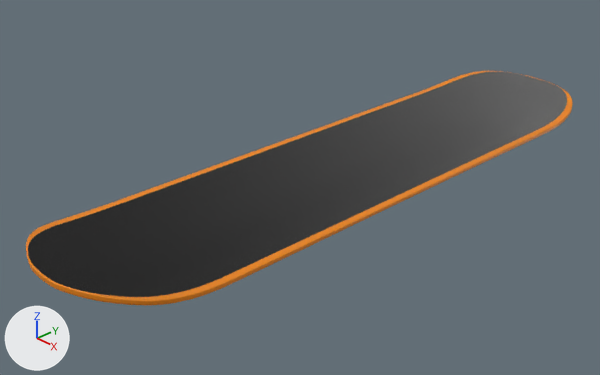
The Blender file Blender/Skateboard.blend as it was, and as the next commit left it.
Before and after are seen from a 50 mm lens placed at (0.655, -0.7, 0.436), pointed at (-0.032, -0.053, -0.027). The lights are fixed; the arrows at lower left show +X, +Y and +Z.

The first picture shows 'Deck'.
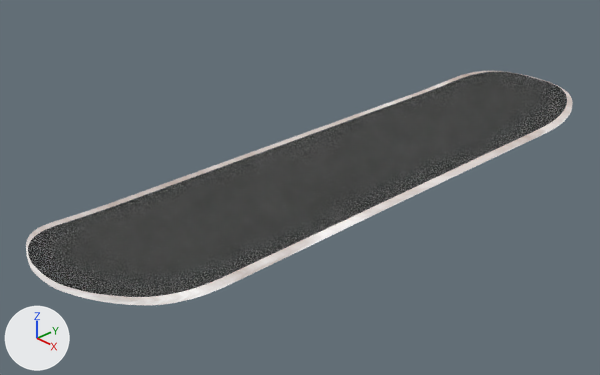
What differs and where, as boxes (x1, y1, x2, y2) in the pictures (600 x 375 px):
'Deck', recoloured, surface changed (black to grey)
    both: (26, 71, 573, 305)

What changed in the scene script:
```text
Change mat_top:
    remove # colours: grey #7c7c7c, black #383838, white #ffffff
    colours: black #383838, white #ffffff
Change mat_side:
    remove # nodes: BsdfPrincipled, OutputMaterial
    remove # colours: orange #e78200
    nodes: BrightContrast, BsdfPrincipled, Mapping, OutputMaterial, TexCoord, TexNoise, ValToRGB
    colours: orange #ba6818, brown #3c2b1b
```
